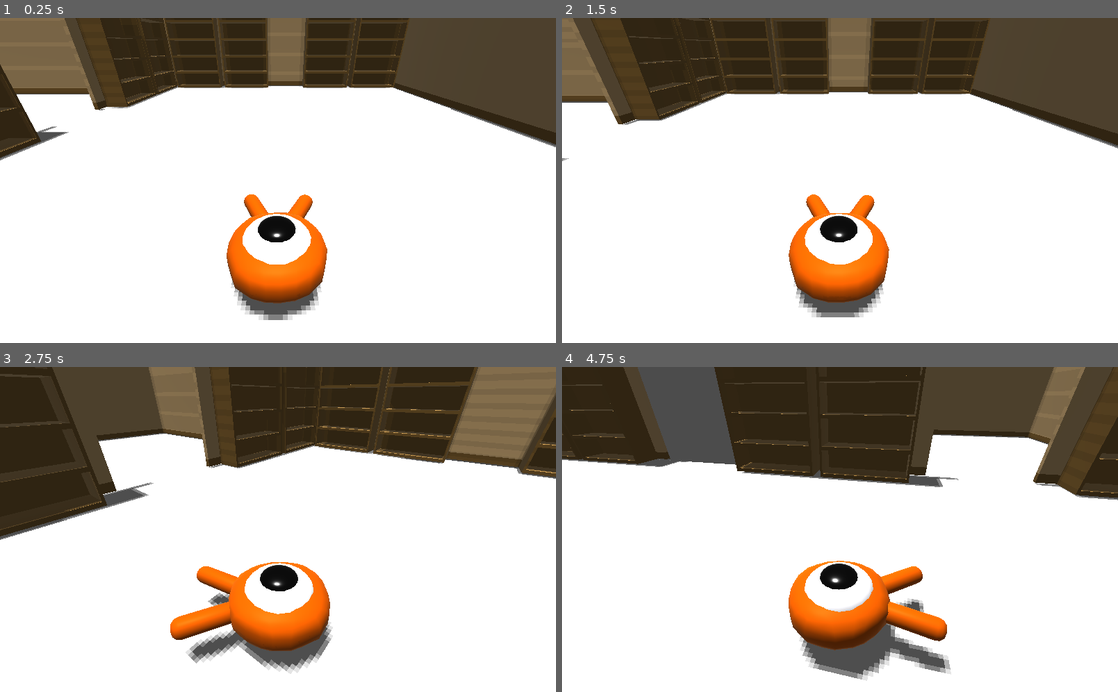
Above: before the commit, frames 1-4 (two rows, left to right).
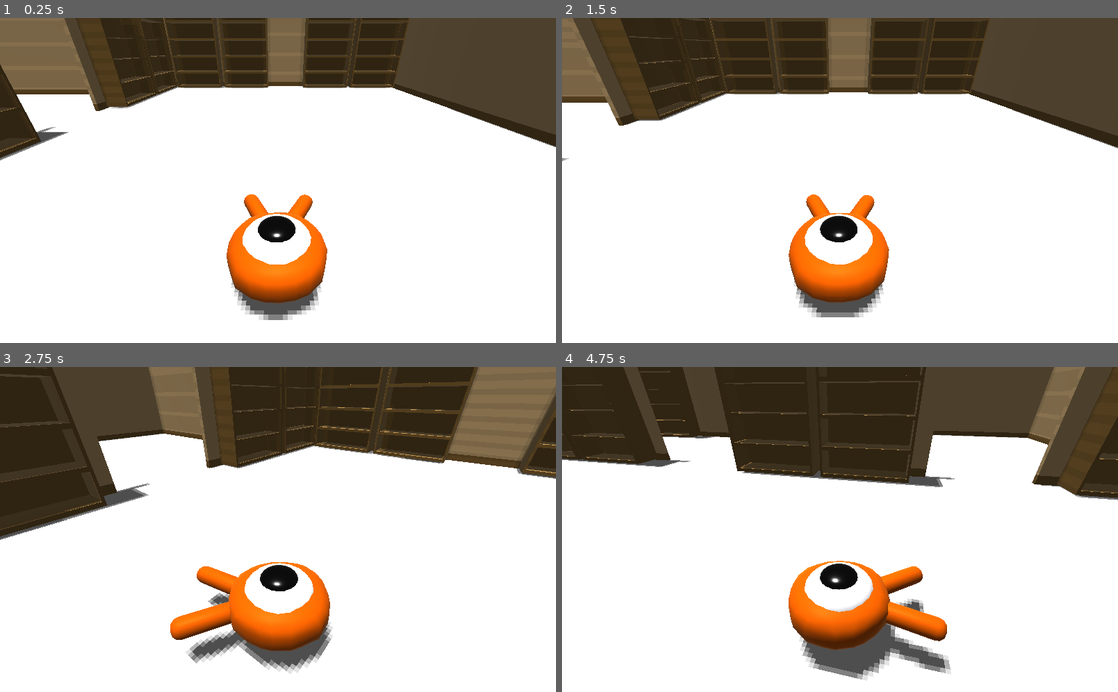
Above: after the commit, the same moments.

Repository: selinanatschke/3dprog
Game: Godot game, scene res://Main.tscn
Same seed, same stepped clock (60 frames per second), same inputs: the game is played once before the commit and once after it.
Inputs:
- Up to frame 1 (0.25 s): no input
- Up to frame 2 (1.5 s): tap Enter at 0.5 s; hold Up (move_forward) from 0.53 s (still down)
- Up to frame 3 (2.75 s): release Up (move_forward) at 2.03 s; hold Left (move_left) from 2.03 s (still down)
- Up to frame 4 (4.75 s): release Left (move_left) at 3.53 s; hold Down (move_back) 3.53-4.28 s; hold Right (move_right) from 4.28 s (still down)

The runs differ from the first frame. In frame 1, 0.4% of the frame differs, in the area x 2-100%, y 19-40%; in frame 2, 0.4%; in frame 3, 0.3%; in frame 4, 3.9%, in the area x 13-90%, y 0-37%.

Commit message:
added room2

Diff:
--- a/game/Main.tscn
+++ b/game/Main.tscn
@@ -21,6 +21,12 @@
 
 [sub_resource type="CubeMesh" id=6]
 size = Vector3( 20, 2, 20 )
+
+[sub_resource type="BoxShape" id=7]
+extents = Vector3( 6, 1, 15 )
+
+[sub_resource type="CubeMesh" id=8]
+size = Vector3( 12, 2, 30 )
 
 [node name="Main" type="Node"]
 
@@ -49,6 +55,7 @@
 mesh = SubResource( 2 )
 
 [node name="Wall" type="Spatial" parent="MainRoom"]
+transform = Transform( 1, 0, 0, 0, 1, 0, 0, 0, 1, 0, -0.1, 0 )
 
 [node name="basicWall" parent="MainRoom/Wall" instance=ExtResource( 2 )]
 transform = Transform( 1, 0, 0, 0, 1, 0, 0, 0, 2.5, -15, 0, -23 )
@@ -131,6 +138,7 @@
 shape = SubResource( 4 )
 
 [node name="Wall" type="Spatial" parent="SpawnRoom"]
+transform = Transform( 1, 0, 0, 0, 1, 0, 0, 0, 1, 0, -0.1, 0 )
 
 [node name="basicWall" parent="SpawnRoom/Wall" instance=ExtResource( 2 )]
 transform = Transform( 1, 0, 0, 0, 1, 0, 0, 0, 1.5, -15, 0, -26 )
@@ -158,6 +166,7 @@
 mesh = SubResource( 6 )
 
 [node name="Walls" type="Spatial" parent="Room1"]
+transform = Transform( 1, 0, 0, 0, 1, 0, 0, 0, 1, 0, -0.1, 0 )
 
 [node name="basicWall2" parent="Room1/Walls" instance=ExtResource( 2 )]
 transform = Transform( -4.37114e-08, 0, -3.6, 0, 1, 0, 1, 0, -1.57361e-07, -25, 0, -24 )
@@ -167,3 +176,42 @@
 
 [node name="basicWall4" parent="Room1/Walls" instance=ExtResource( 2 )]
 transform = Transform( -1, 0, 3.14722e-07, 0, 1, 0, -8.74228e-08, 0, -3.6, -35, 0, -14 )
+
+[node name="Room2" type="Spatial" parent="."]
+
+[node name="Ground" type="StaticBody" parent="Room2"]
+transform = Transform( 1, 0, 0, 0, 1, 0, 0, 0, 1, -15, -1, -1 )
+
+[node name="CollisionShape" type="CollisionShape" parent="Room2/Ground"]
+transform = Transform( 1, 0, 0, 0, 1, 0, 0, 0, 1, -6, 0, 15.8224 )
+shape = SubResource( 7 )
+
+[node name="MeshInstance" type="MeshInstance" parent="Room2/Ground"]
+transform = Transform( 1, 0, 0, 0, 1, 0, 0, 0, 1, -6, 0, 16 )
+mesh = SubResource( 8 )
+
+[node name="Walls" type="Spatial" parent="Room2"]
+transform = Transform( 1, 0, 0, 0, 1, 0, 0, 0, 1, 0, -0.1, 0 )
+
+[node name="basicWall" parent="Room2/Walls" instance=ExtResource( 2 )]
+transform = Transform( -4.37114e-08, 0, -2.2, 0, 1, 0, 1, 0, -9.61651e-08, -21, 0, 30 )
+
+[node name="basicWall2" parent="Room2/Walls" instance=ExtResource( 2 )]
+transform = Transform( -4.37114e-08, 0, -2.2, 0, 1, 0, 1, 0, -9.61651e-08, -21, 0, 0 )
+
+[node name="basicWall6" parent="Room2/Walls" instance=ExtResource( 2 )]
+transform = Transform( 1, 0, 0, 0, 1, 0, 0, 0, 5.5, -27, 0, 15 )
+
+[node name="Bookshelf" type="Spatial" parent="Room2"]
+
+[node name="bookshelf" parent="Room2/Bookshelf" instance=ExtResource( 3 )]
+transform = Transform( 1, 0, 0, 0, 1, 0, 0, 0, 1, -26, 0, 26 )
+
+[node name="bookshelf2" parent="Room2/Bookshelf" instance=ExtResource( 3 )]
+transform = Transform( 1, 0, 0, 0, 1, 0, 0, 0, 1, -26, 0, 20 )
+
+[node name="bookshelf3" parent="Room2/Bookshelf" instance=ExtResource( 3 )]
+transform = Transform( -4.37114e-08, 0, -1, 0, 1, 0, 1, 0, -4.37114e-08, -18, 0, 1 )
+
+[node name="bookshelf4" parent="Room2/Bookshelf" instance=ExtResource( 3 )]
+transform = Transform( -4.37114e-08, 0, -1, 0, 1, 0, 1, 0, -4.37114e-08, -24, 0, 1 )
Not shown: 1 places in game/Main.tscn that only renumber resources
